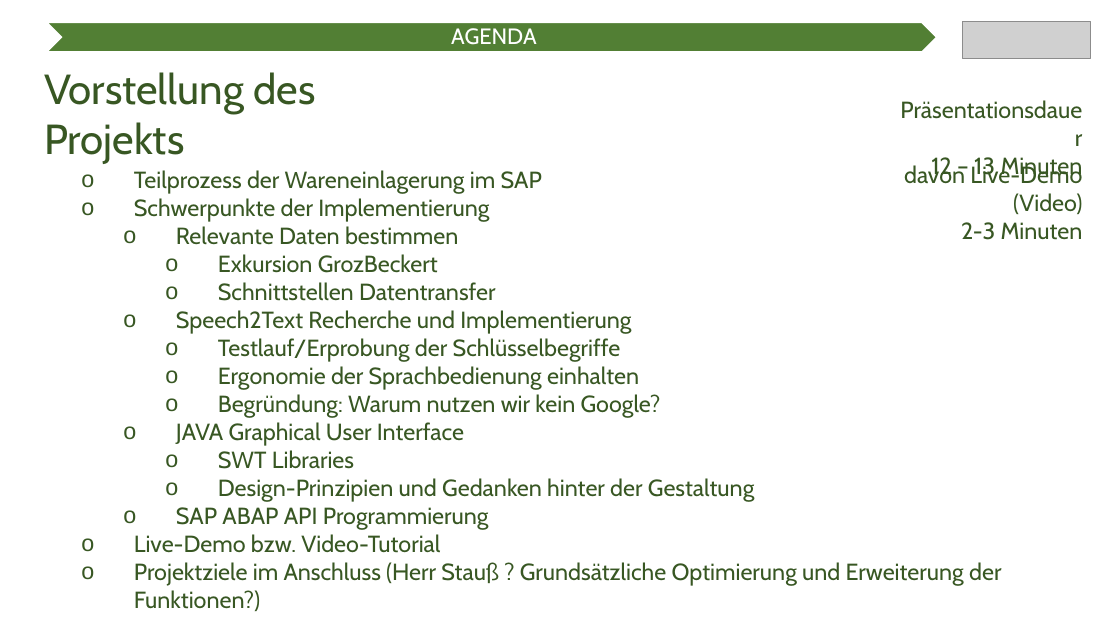
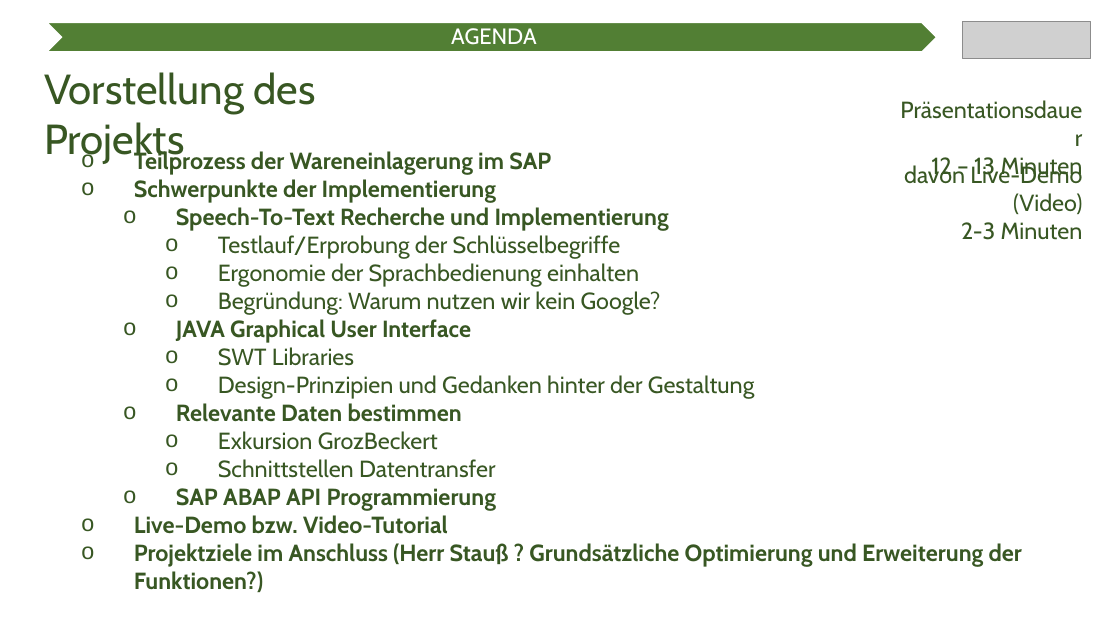
Before and after one commit to Ratoh/SAPLEXA, a slide deck: slide 3 of CavallaroAngelo/Präsentation Wahlmodulvorstellung/SAPlexa Präsentation.pptx. Drawn at 1120x630 pixels with LibreOffice and Linux fonts; fonts in the diff are those of the drawing; grey boxes stand for pictures. Boxes give left, top, right and bottom in pixels: in the first picture for what was removed or moved away, otherwise in the second. Text is boxed around its words. In the diff, an @@ line names an element or a change of style, - is before the commit and + after.

```diff
--- a/CavallaroAngelo/Präsentation Wahlmodulvorstellung/SAPlexa Präsentation.pptx
+++ b/CavallaroAngelo/Präsentation Wahlmodulvorstellung/SAPlexa Präsentation.pptx
@@ text "Teilprozess der Wareneinlagerung im SAP": place and size @@
-text "Teilprozess der Wareneinlagerung im SAP" at bbox=[134, 170, 1001, 586]
+text "Teilprozess der Wareneinlagerung im SAP" at bbox=[134, 149, 1022, 567]
@@ text at bbox=[134, 149, 1022, 567]: bold on in "Teilprozess der Wareneinlagerung im SAP", "Schwerpunkte der Implementierung", "JAVA Graphical User Interface", "SAP ABAP API Programmierung" and 2 more places @@
@@ text at bbox=[176, 207, 669, 231]: text changed; bold on @@
-  o Relevante Daten bestimmen
-    o Exkursion GrozBeckert
-    o Schnittstellen Datentransfer
-  o Speech2Text Recherche und Implementierung
+  o Speech-To-Text Recherche und Implementierung
@@ text at bbox=[176, 403, 496, 478]: paragraphs added @@
+  o Relevante Daten bestimmen
+    o Exkursion GrozBeckert
+    o Schnittstellen Datentransfer
```
Also in this commit, not shown: 9 slides added.
